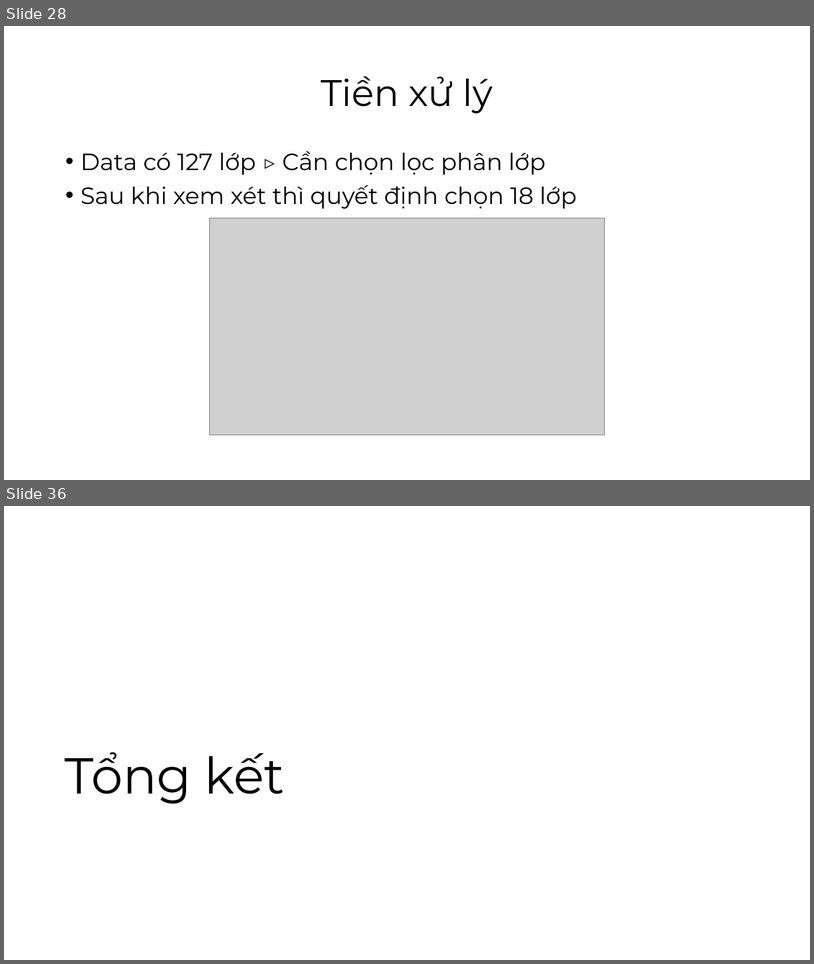
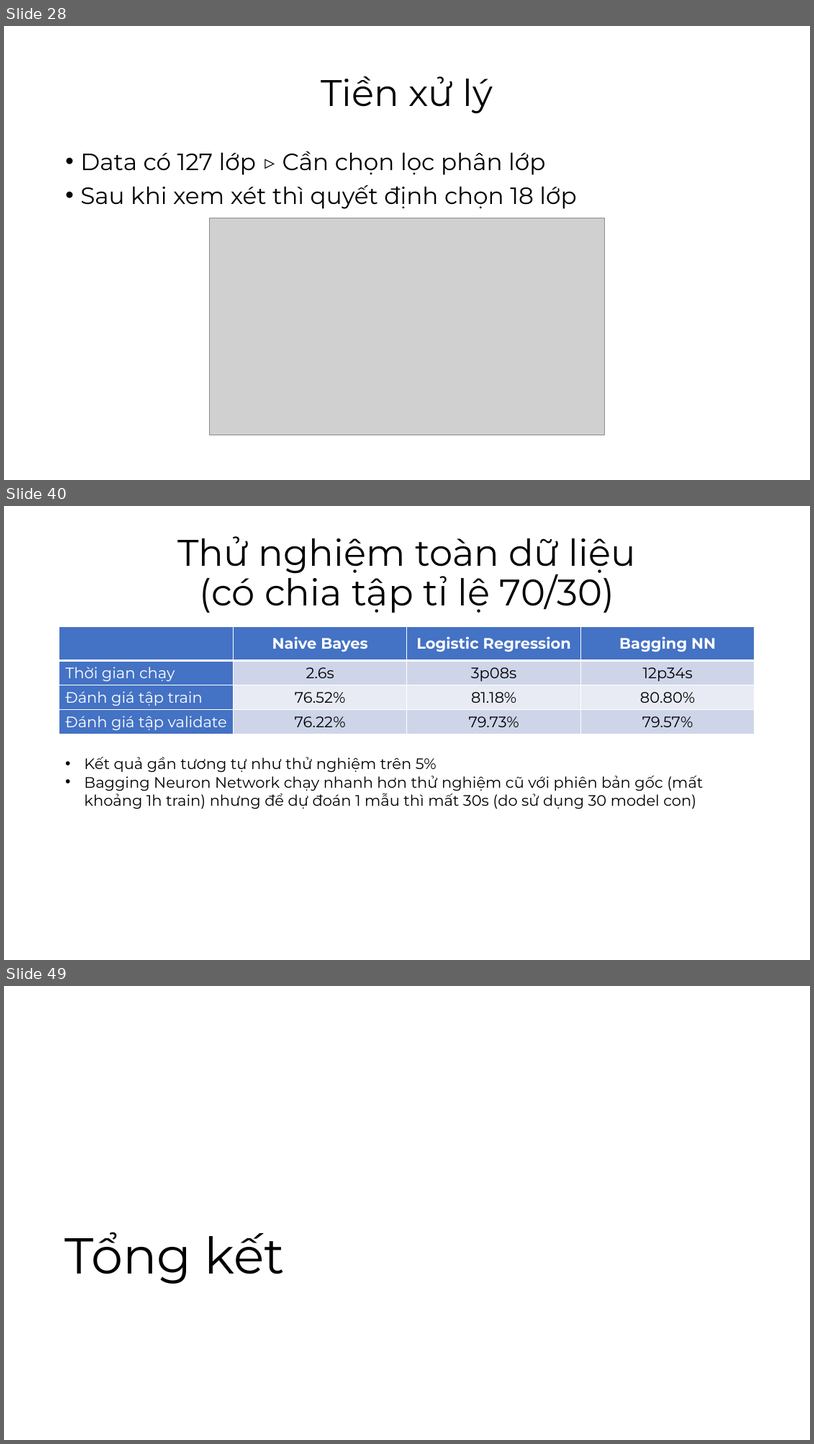
Before and after one commit to vlozg/DoAn_CuoiKy_DataScience, a slide deck: Slide.pptx. Shown one above the other, each under a label of ours: slides 28 and 36 before the commit, slides 28, 40 and 49 after it; the slides between them are not shown. The pictures are 814x964 and 814x1444 pixels, drawn with LibreOffice and Linux fonts; fonts in the diff are those of the drawing; grey boxes stand for pictures. Boxes give left, top, right and bottom in pixels: in the first picture for what was removed or moved away, otherwise in the second. Text is boxed around its words. In the diff, an @@ line names an element or a change of style, - is before the commit and + after.

```diff
--- a/Slide.pptx
+++ b/Slide.pptx
@@ slide 40 added at (4,506,810,960), background #FFFFFF @@
@@ title added at (178,536,636,613), 44 pt, text #000000 @@
+Thử nghiệm toàn dữ liệu
+(có chia tập tỉ lệ 70/30)
@@ table added at (59,627,756,734), 4 rows, 4 columns @@
+ | Naive Bayes | Logistic Regression | Bagging NN
+Thời gian chạy | 2.6s | 3p08s | 12p34s
+Đánh giá tập train | 76.52% | 81.18% | 80.80%
+Đánh giá tập validate | 76.22% | 79.73% | 79.57%
@@ text added at (84,757,703,808), 18 pt, text #000000 @@
+• Kết quả gần tương tự như thử nghiệm trên 5%
+• Bagging Neuron Network chạy nhanh hơn thử nghiệm cũ với phiên bản gốc (mất khoảng 1h train) nhưng để dự đoán 1 mẫu thì mất 30s (do sử dụng 30 model con)
@@ what was slide 36 is now slide 49 @@
```
Also in this commit, not shown: 5 slides changed, 14 other slides added, 2 slides removed, 2 other files.
